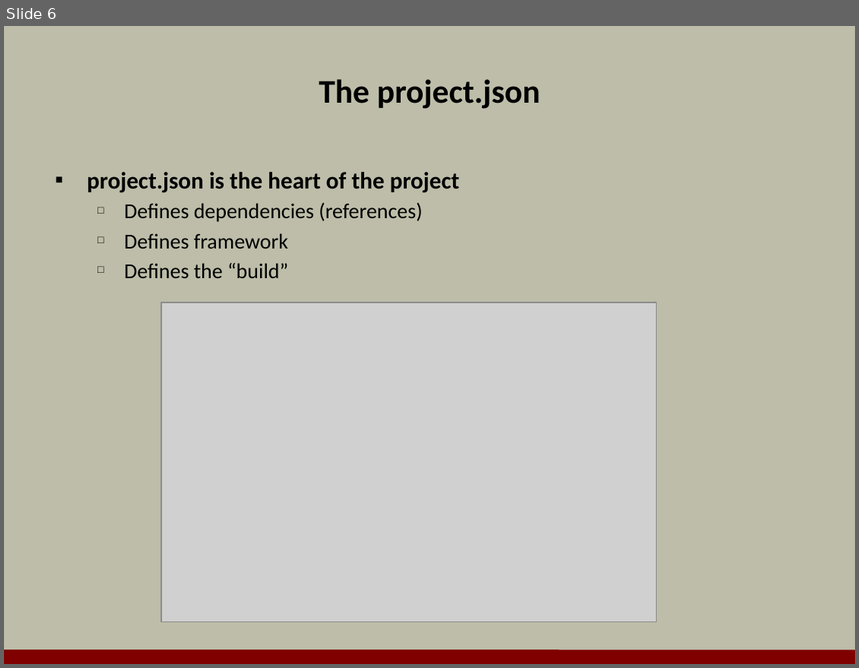
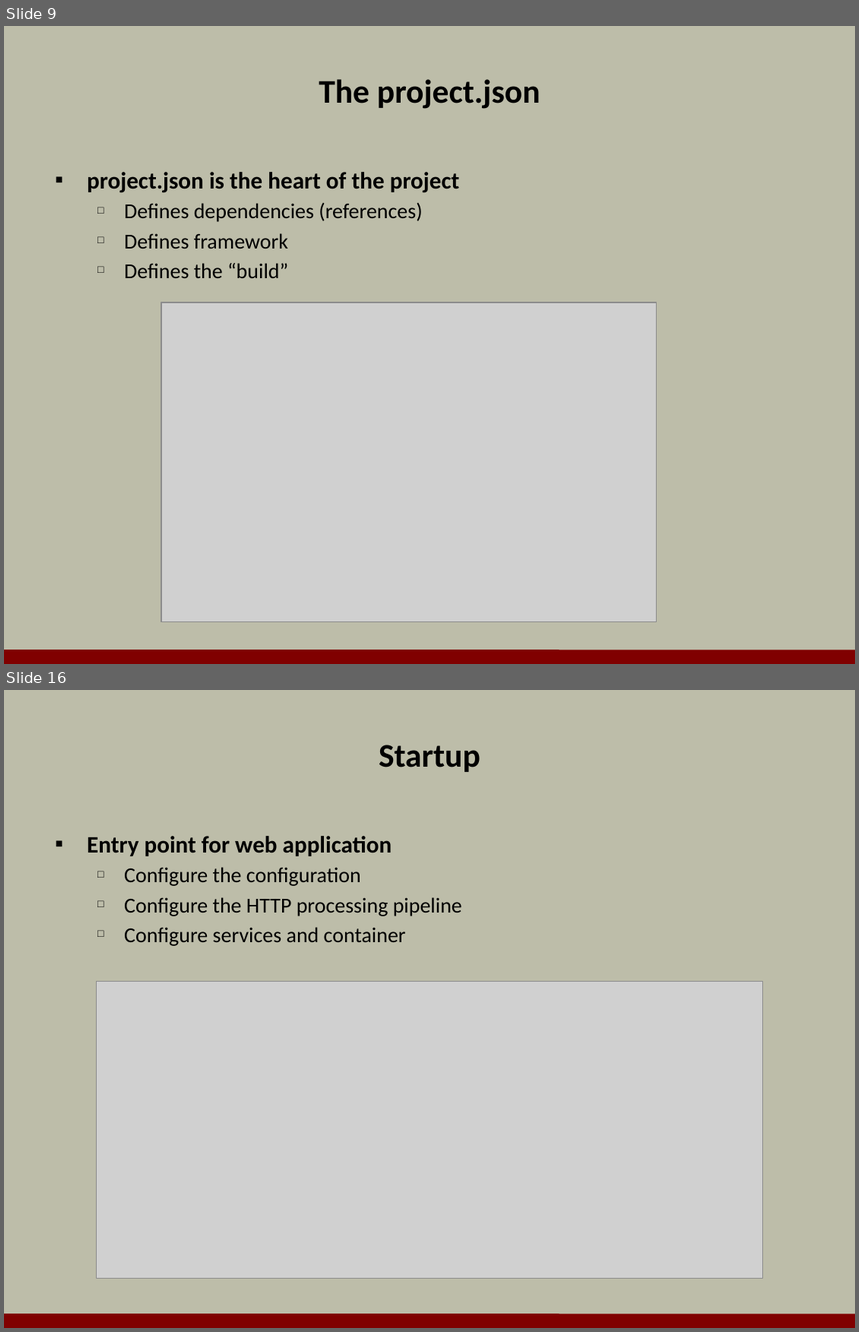
Before and after one commit to OdeToCode/classes, a slide deck: aspnet5/slides/01_Overview.pptx. Shown one above the other, each under a label of ours: slide 6 before the commit, slides 9 and 16 after it; the slides between them are not shown. The pictures are 859x668 and 859x1332 pixels, drawn with LibreOffice and Linux fonts; fonts in the diff are those of the drawing; grey boxes stand for pictures; background and template pictures are left out. Boxes give left, top, right and bottom in pixels: in the first picture for what was removed or moved away, otherwise in the second. Text is boxed around its words. In the diff, an @@ line names an element or a change of style, - is before the commit and + after.

```diff
--- a/aspnet5/slides/01_Overview.pptx
+++ b/aspnet5/slides/01_Overview.pptx
@@ slide 16 added at [4, 690, 855, 1328], background #BDBDA9; not listed: 1 template element that a slide beside it also shows @@
@@ title added at [379, 745, 481, 772], 28 pt, text #000000, bold @@
+Startup
@@ text added at [87, 836, 462, 946], 18 pt, text #000000 @@
+▪ Entry point for web application
+  □ Configure the configuration
+  □ Configure the HTTP processing pipeline
+  □ Configure services and container
@@ picture added at [96, 981, 762, 1278] @@
@@ what was slide 6 is now slide 9 @@
```
Also in this commit, not shown: 1 slide changed, 12 other slides added, 1 slide removed.
